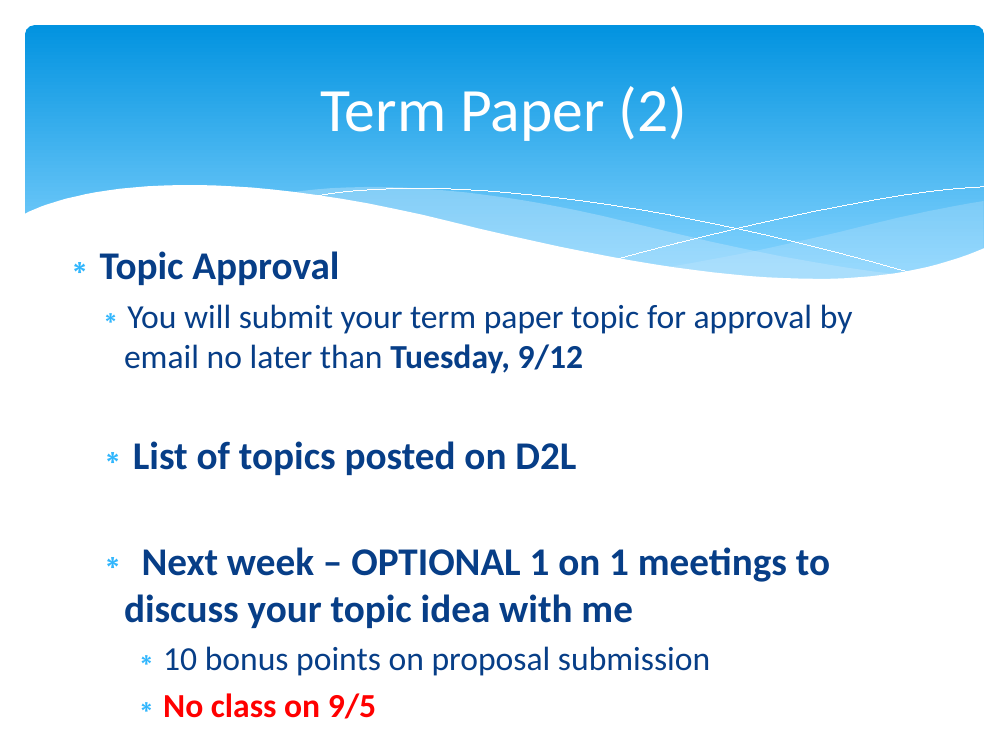
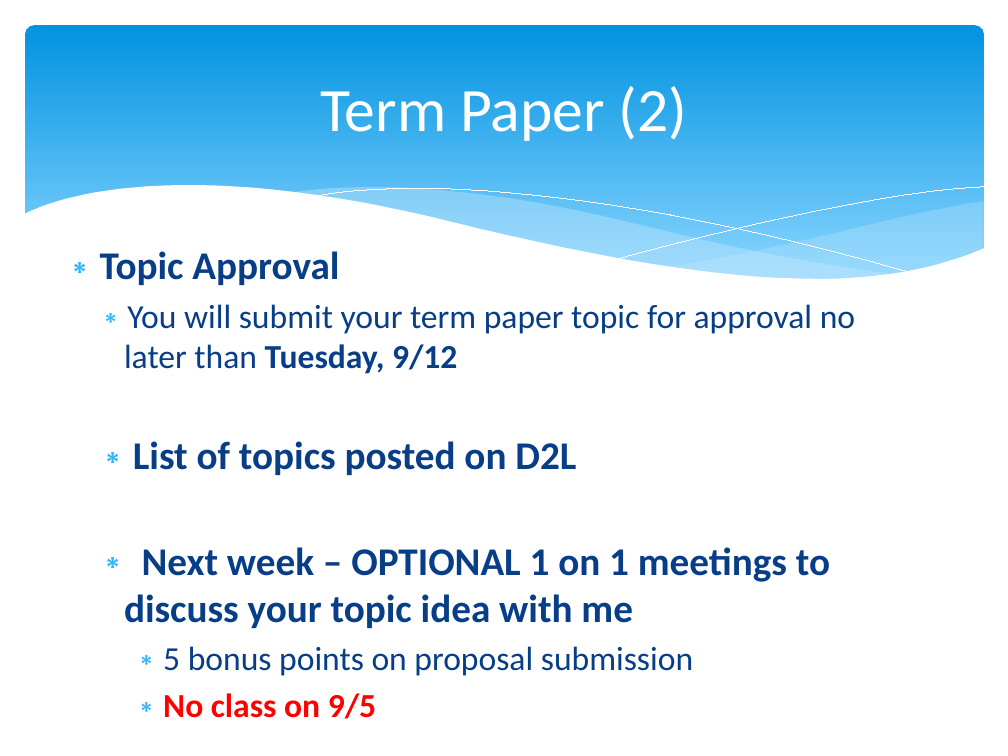
Before and after one commit to npm27/Teaching-Materials, a slide deck: slide 11 of Writing Fall 23/Slides/0 Writing First Day Info.pptx. Drawn at 1008x756 pixels with LibreOffice and Linux fonts; fonts in the diff are those of the drawing. Boxes give left, top, right and bottom in pixels: in the first picture for what was removed or moved away, otherwise in the second. Text is boxed around its words. In the diff, an @@ line names an element or a change of style, - is before the commit and + after.

```diff
--- a/Writing Fall 23/Slides/0 Writing First Day Info.pptx
+++ b/Writing Fall 23/Slides/0 Writing First Day Info.pptx
@@ text at [124,304,855,374]: text changed @@
-  ∗ You will submit your term paper topic for approval by email no later than Tuesday, 9/12
+  ∗ You will submit your term paper topic for approval no later than Tuesday, 9/12
@@ text at [163,646,693,676]: text changed @@
-    ∗ 10 bonus points on proposal submission
+    ∗ 5 bonus points on proposal submission
```
Also in this commit, not shown: 2 other slides changed, 1 slide removed, 16 other files.
